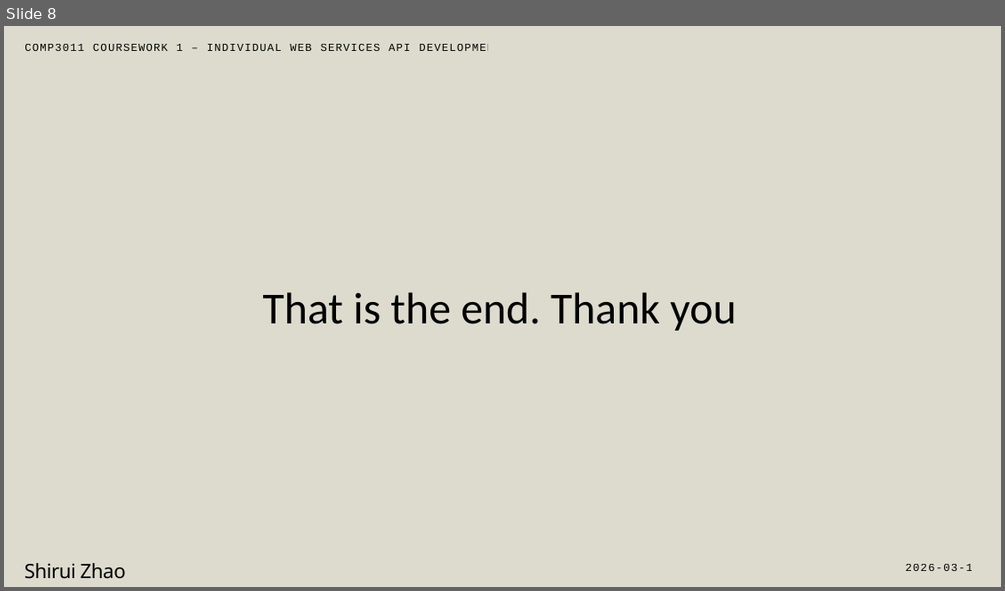
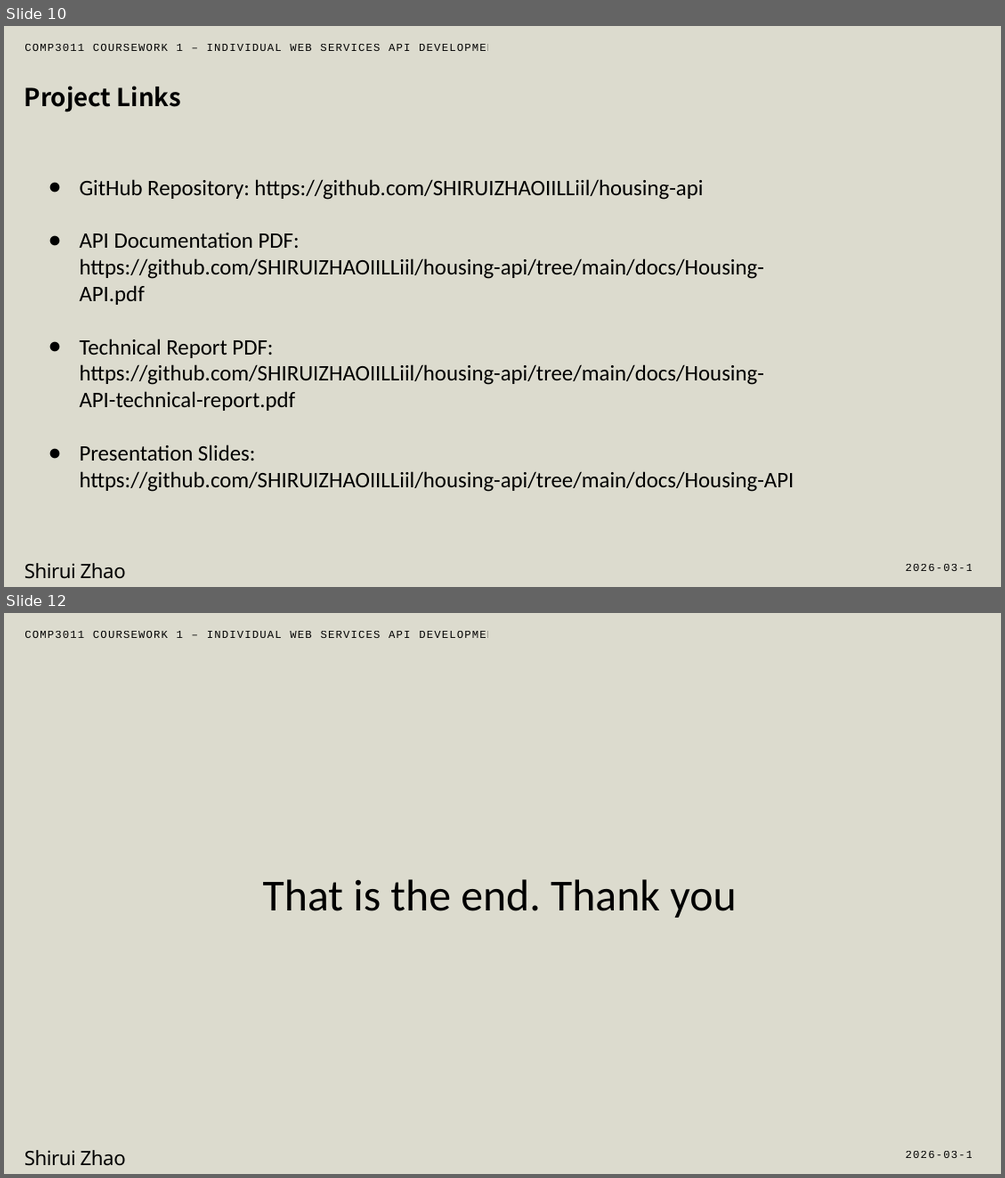
Before and after one commit to SHIRUIZHAOIILLiil/housing-api, a slide deck: docs/Housing-API.pptx. Shown one above the other, each under a label of ours: slide 8 before the commit, slides 10 and 12 after it; the slides between them are not shown. The pictures are 1005x591 and 1005x1178 pixels, drawn with LibreOffice and Linux fonts; fonts in the diff are those of the drawing. Boxes give left, top, right and bottom in pixels: in the first picture for what was removed or moved away, otherwise in the second. Text is boxed around its words. In the diff, an @@ line names an element or a change of style, - is before the commit and + after.

Commit message:
docs: update slides

```diff
--- a/docs/Housing-API.pptx
+++ b/docs/Housing-API.pptx
@@ slide 10 added at bbox=[4, 26, 1001, 587], background #DCDBCE @@
@@ text added at bbox=[24, 44, 502, 112], 7.8 pt, text #000000 @@
+COMP3011 COURSEWORK 1 – INDIVIDUAL WEB SERVICES API DEVELOPMENT PROJECT
@@ text added at bbox=[117, 86, 181, 107], 17.8 pt, text #000000, bold @@
+Project Links
@@ text added at bbox=[80, 179, 794, 491], 16 pt, text #000000 @@
+● GitHub Repository: https://github.com/SHIRUIZHAOIILLiil/housing-api
+● API Documentation PDF: https://github.com/SHIRUIZHAOIILLiil/housing-api/tree/main/docs/Housing-API.pdf
+● Technical Report PDF: https://github.com/SHIRUIZHAOIILLiil/housing-api/tree/main/docs/Housing-API-technical-report.pdf
+● Presentation Slides: https://github.com/SHIRUIZHAOIILLiil/housing-api/tree/main/docs/Housing-API
@@ text added at bbox=[24, 563, 126, 579], 14.2 pt, text #000000 @@
+Shirui Zhao
@@ text added at bbox=[906, 564, 980, 571], 7.8 pt, text #000000 @@
+2026-03-12
@@ what was slide 8 is now slide 12 @@
```
Also in this commit, not shown: 1 slide changed, 3 other slides added, 1 other file.
